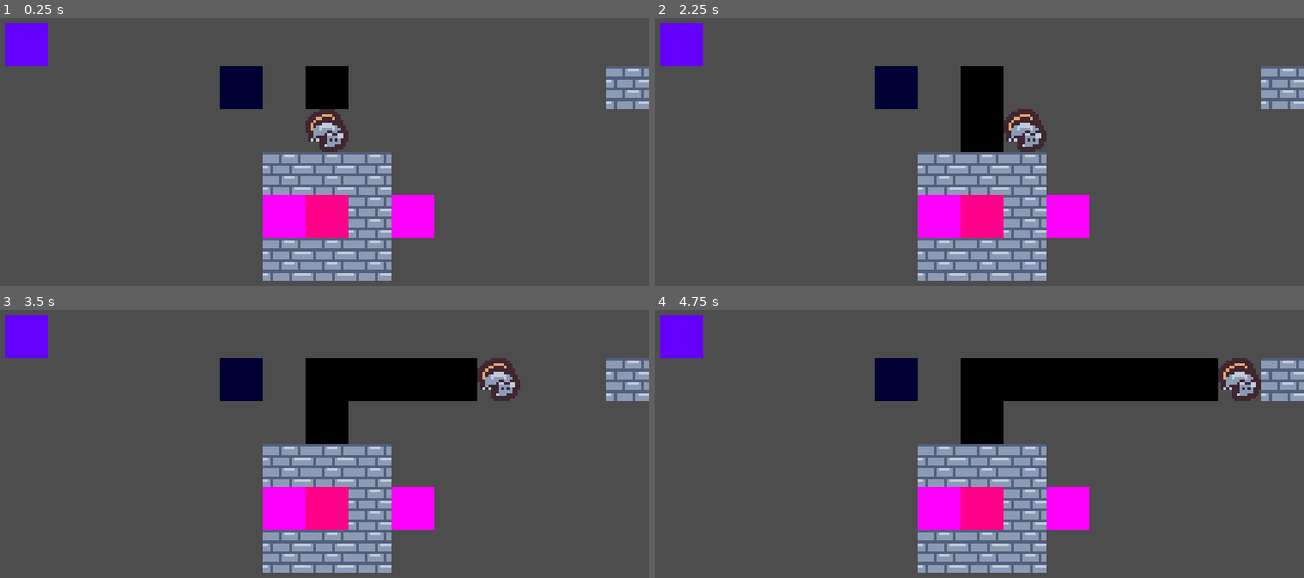
Above: before the commit, frames 1-4 (two rows, left to right).
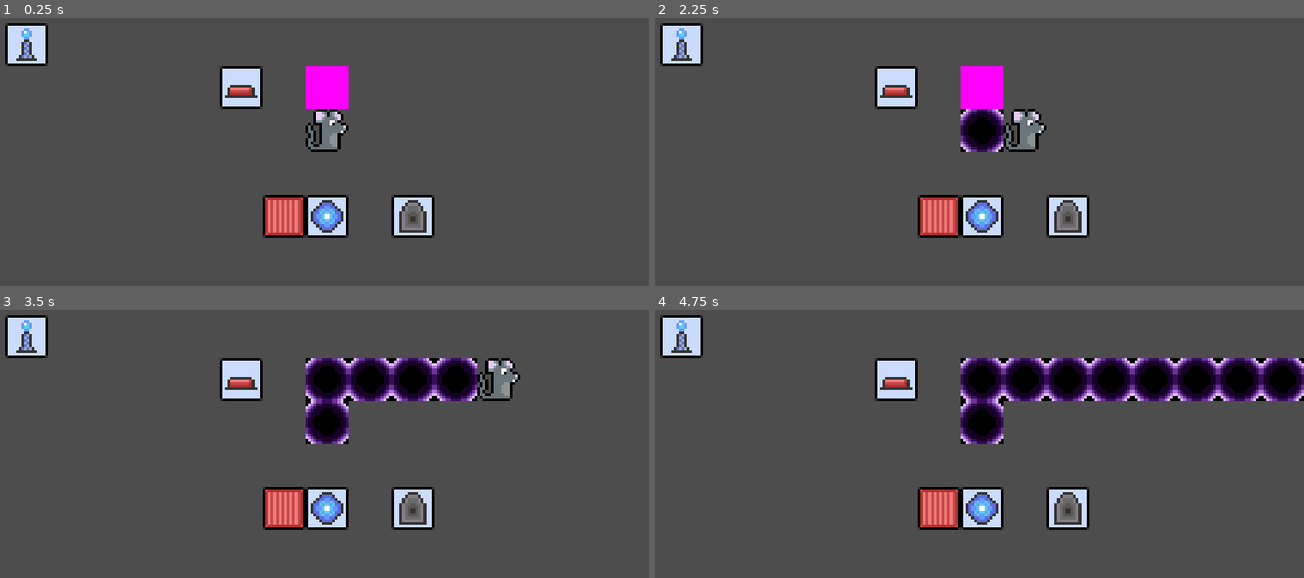
Above: after the commit, the same moments.

Repository: ameschmeems/ratscape
Game: Godot game, scene res://scenes/main/main.tscn
Two runs of this game, one before a commit and one after it. Both use one fixed random seed, a clock stepped at 60 frames per second and the inputs below.
Inputs:
- Up to frame 1 (0.25 s): no input
- Up to frame 2 (2.25 s): tap Enter at 0.5 s; hold D (right) 0.53-1.28 s; tap R (restart) at 1.25, 2 s; hold S (down) 1.28-2.03 s; hold D (right) from 2.03 s (still down)
- Up to frame 3 (3.5 s): tap R (restart) at 2.75 s; release D (right) at 2.78 s; hold W (up) from 2.78 s (still down)
- Up to frame 4 (4.75 s): release W (up) at 3.53 s; hold A (left) from 3.53 s (still down)

The runs differ from the first frame. In frame 1, 16% of the frame differs, in the area x 0-100%, y 1-99%; in frame 2, 16%; in frame 3, 18%; in frame 4, 20%.

Commit message:
added art, fixed bug with directional pad

Diff:
--- a/project.godot
+++ b/project.godot
@@ -10,7 +10,7 @@
 
 [application]
 
-config/name="pirate_software_game_jam"
+config/name="ratscape"
 run/main_scene="res://scenes/main/main.tscn"
 config/features=PackedStringArray("4.1", "Forward Plus")
 config/icon="res://icon.svg"
--- a/scenes/button/button.tscn
+++ b/scenes/button/button.tscn
@@ -1,9 +1,7 @@
 [gd_scene load_steps=4 format=3 uid="uid://6uk5jxkcuvdt"]
 
 [ext_resource type="Script" path="res://scenes/button/button.gd" id="1_b1aiy"]
-
-[sub_resource type="PlaceholderTexture2D" id="PlaceholderTexture2D_86xdh"]
-size = Vector2(16, 16)
+[ext_resource type="Texture2D" uid="uid://cgv3g6hi2xfun" path="res://assets/textures/button_red.png" id="2_82pvx"]
 
 [sub_resource type="RectangleShape2D" id="RectangleShape2D_w327b"]
 size = Vector2(15, 15)
@@ -13,8 +11,7 @@
 script = ExtResource("1_b1aiy")
 
 [node name="Sprite2D" type="Sprite2D" parent="."]
-self_modulate = Color(0, 0.172549, 0.207843, 1)
-texture = SubResource("PlaceholderTexture2D_86xdh")
+texture = ExtResource("2_82pvx")
 
 [node name="CollisionShape2D" type="CollisionShape2D" parent="."]
 shape = SubResource("RectangleShape2D_w327b")
--- a/scenes/decay/decay.tscn
+++ b/scenes/decay/decay.tscn
@@ -1,7 +1,6 @@
 [gd_scene load_steps=3 format=3 uid="uid://dth7bwoj4yiq4"]
 
-[sub_resource type="PlaceholderTexture2D" id="PlaceholderTexture2D_j6nls"]
-size = Vector2(16, 16)
+[ext_resource type="Texture2D" uid="uid://bva8bf4udeju6" path="res://assets/textures/decay.png" id="1_oba6k"]
 
 [sub_resource type="RectangleShape2D" id="RectangleShape2D_5rtht"]
 size = Vector2(16, 16)
@@ -10,8 +9,7 @@
 collision_mask = 2
 
 [node name="Sprite2D" type="Sprite2D" parent="."]
-self_modulate = Color(0, 0, 0, 1)
-texture = SubResource("PlaceholderTexture2D_j6nls")
+texture = ExtResource("1_oba6k")
 
 [node name="CollisionShape2D" type="CollisionShape2D" parent="."]
 shape = SubResource("RectangleShape2D_5rtht")
--- a/scenes/directional_pad/directional_pad.tscn
+++ b/scenes/directional_pad/directional_pad.tscn
@@ -13,7 +13,6 @@
 script = ExtResource("1_lsrkl")
 
 [node name="Sprite2D" type="Sprite2D" parent="."]
-self_modulate = Color(0, 0, 0, 1)
 texture = SubResource("PlaceholderTexture2D_kqjwa")
 
 [node name="CollisionShape2D" type="CollisionShape2D" parent="."]
--- a/scenes/door/door.tscn
+++ b/scenes/door/door.tscn
@@ -1,7 +1,6 @@
 [gd_scene load_steps=3 format=3 uid="uid://bx70m8ml0anev"]
 
-[sub_resource type="PlaceholderTexture2D" id="PlaceholderTexture2D_kwbpp"]
-size = Vector2(16, 16)
+[ext_resource type="Texture2D" uid="uid://csii58xyg6bwx" path="res://assets/textures/door_red.png" id="1_sfcep"]
 
 [sub_resource type="RectangleShape2D" id="RectangleShape2D_jhdlk"]
 size = Vector2(15, 15)
@@ -10,7 +9,7 @@
 collision_mask = 2
 
 [node name="Sprite2D" type="Sprite2D" parent="."]
-texture = SubResource("PlaceholderTexture2D_kwbpp")
+texture = ExtResource("1_sfcep")
 
 [node name="CollisionShape2D" type="CollisionShape2D" parent="."]
 shape = SubResource("RectangleShape2D_jhdlk")
--- a/scenes/exit/exit.tscn
+++ b/scenes/exit/exit.tscn
@@ -1,9 +1,7 @@
 [gd_scene load_steps=4 format=3 uid="uid://b7fk68kejvqp2"]
 
 [ext_resource type="Script" path="res://scenes/exit/exit.gd" id="1_32dud"]
-
-[sub_resource type="PlaceholderTexture2D" id="PlaceholderTexture2D_y04y7"]
-size = Vector2(16, 16)
+[ext_resource type="Texture2D" uid="uid://diarbho6gqxe4" path="res://assets/textures/exit.png" id="2_flq25"]
 
 [sub_resource type="RectangleShape2D" id="RectangleShape2D_w4l7k"]
 size = Vector2(15, 15)
@@ -13,7 +11,7 @@
 script = ExtResource("1_32dud")
 
 [node name="Sprite2D" type="Sprite2D" parent="."]
-texture = SubResource("PlaceholderTexture2D_y04y7")
+texture = ExtResource("2_flq25")
 
 [node name="CollisionShape2D" type="CollisionShape2D" parent="."]
 shape = SubResource("RectangleShape2D_w4l7k")
--- a/scenes/main/main.tscn
+++ b/scenes/main/main.tscn
@@ -1,16 +1,12 @@
-[gd_scene load_steps=10 format=3 uid="uid://d0f8x0edlq838"]
+[gd_scene load_steps=8 format=3 uid="uid://d0f8x0edlq838"]
 
 [ext_resource type="PackedScene" uid="uid://08bxsnn1djwt" path="res://scenes/player/player.tscn" id="1_esvvk"]
 [ext_resource type="PackedScene" uid="uid://1heo0w8rje4t" path="res://scenes/teleporter/teleporter.tscn" id="1_h33ov"]
 [ext_resource type="PackedScene" uid="uid://6uk5jxkcuvdt" path="res://scenes/button/button.tscn" id="1_urxac"]
 [ext_resource type="PackedScene" uid="uid://bqg1toe3imvh8" path="res://scenes/receiver/receiver.tscn" id="2_202oh"]
-[ext_resource type="Texture2D" uid="uid://cgpv6d2r4amin" path="res://assets/textures/tile_0040.png" id="2_bmykq"]
 [ext_resource type="PackedScene" uid="uid://bx70m8ml0anev" path="res://scenes/door/door.tscn" id="2_urg85"]
 [ext_resource type="PackedScene" uid="uid://b7fk68kejvqp2" path="res://scenes/exit/exit.tscn" id="3_wlxrm"]
 [ext_resource type="PackedScene" uid="uid://dr1k20bhb1jpo" path="res://scenes/directional_pad/directional_pad.tscn" id="5_moq7r"]
-
-[sub_resource type="RectangleShape2D" id="RectangleShape2D_ni7xn"]
-size = Vector2(16, 16)
 
 [node name="Main" type="Node2D"]
 
@@ -45,75 +41,3 @@
 position = Vector2(168, 88)
 player_pos = Array[Vector2]([Vector2(120, 32), Vector2(136, 32), Vector2(104, 32)])
 teleporters = [NodePath("../Teleporter")]
-
-[node name="Wall" type="StaticBody2D" parent="."]
-position = Vector2(120, 72)
-
-[node name="Sprite2D" type="Sprite2D" parent="Wall"]
-texture = ExtResource("2_bmykq")
-
-[node name="CollisionShape2D" type="CollisionShape2D" parent="Wall"]
-shape = SubResource("RectangleShape2D_ni7xn")
-
-[node name="Wall2" type="StaticBody2D" parent="."]
-position = Vector2(136, 72)
-
-[node name="Sprite2D" type="Sprite2D" parent="Wall2"]
-texture = ExtResource("2_bmykq")
-
-[node name="CollisionShape2D" type="CollisionShape2D" parent="Wall2"]
-shape = SubResource("RectangleShape2D_ni7xn")
-
-[node name="Wall3" type="StaticBody2D" parent="."]
-position = Vector2(152, 72)
-
-[node name="Sprite2D" type="Sprite2D" parent="Wall3"]
-texture = ExtResource("2_bmykq")
-
-[node name="CollisionShape2D" type="CollisionShape2D" parent="Wall3"]
-shape = SubResource("RectangleShape2D_ni7xn")
-
-[node name="Wall8" type="StaticBody2D" parent="."]
-position = Vector2(248, 40)
-
-[node name="Sprite2D" type="Sprite2D" parent="Wall8"]
-texture = ExtResource("2_bmykq")
-
-[node name="CollisionShape2D" type="CollisionShape2D" parent="Wall8"]
-shape = SubResource("RectangleShape2D_ni7xn")
-
-[node name="Wall4" type="StaticBody2D" parent="."]
-position = Vector2(152, 88)
-
-[node name="Sprite2D" type="Sprite2D" parent="Wall4"]
-texture = ExtResource("2_bmykq")
-
-[node name="CollisionShape2D" type="CollisionShape2D" parent="Wall4"]
-shape = SubResource("RectangleShape2D_ni7xn")
-
-[node name="Wall5" type="StaticBody2D" parent="."]
-position = Vector2(152, 104)
-
-[node name="Sprite2D" type="Sprite2D" parent="Wall5"]
-texture = ExtResource("2_bmykq")
-
-[node name="CollisionShape2D" type="CollisionShape2D" parent="Wall5"]
-shape = SubResource("RectangleShape2D_ni7xn")
-
-[node name="Wall6" type="StaticBody2D" parent="."]
-position = Vector2(136, 104)
-
-[node name="Sprite2D" type="Sprite2D" parent="Wall6"]
-texture = ExtResource("2_bmykq")
-
-[node name="CollisionShape2D" type="CollisionShape2D" parent="Wall6"]
-shape = SubResource("RectangleShape2D_ni7xn")
-
-[node name="Wall7" type="StaticBody2D" parent="."]
-position = Vector2(120, 104)
-
-[node name="Sprite2D" type="Sprite2D" parent="Wall7"]
-texture = ExtResource("2_bmykq")
-
-[node name="CollisionShape2D" type="CollisionShape2D" parent="Wall7"]
-shape = SubResource("RectangleShape2D_ni7xn")
--- a/scenes/player/player.gd
+++ b/scenes/player/player.gd
@@ -13,6 +13,7 @@
 	"up": Vector2.UP,
 	"down": Vector2.DOWN
 }
+var moving = false
 
 func _ready():
 	if teleporters:
@@ -30,7 +31,7 @@
 
 func _unhandled_input(event):
 	for dir in inputs.keys():
-		if event.is_action_pressed(dir):
+		if !moving && event.is_action_pressed(dir):
 			move(dir)
 
 func move(dir) -> bool:
@@ -56,6 +57,8 @@
 
 func on_launched(dir: String):
 	var valid = true
+	moving = true
 	while (valid):
 		valid = move(dir)
 		await get_tree().create_timer(0.2).timeout
+	moving = false
--- a/scenes/player/player.tscn
+++ b/scenes/player/player.tscn
@@ -1,7 +1,7 @@
 [gd_scene load_steps=4 format=3 uid="uid://08bxsnn1djwt"]
 
-[ext_resource type="Texture2D" uid="uid://d12cr1se3orss" path="res://assets/textures/tile_0124.png" id="1_1prvt"]
 [ext_resource type="Script" path="res://scenes/player/player.gd" id="1_4c0y0"]
+[ext_resource type="Texture2D" uid="uid://cwlu21vkk1lfe" path="res://assets/textures/rate.png" id="2_i8n68"]
 
 [sub_resource type="RectangleShape2D" id="RectangleShape2D_8panq"]
 size = Vector2(16, 16)
@@ -11,7 +11,7 @@
 script = ExtResource("1_4c0y0")
 
 [node name="Sprite2D" type="Sprite2D" parent="."]
-texture = ExtResource("1_1prvt")
+texture = ExtResource("2_i8n68")
 
 [node name="CollisionShape2D" type="CollisionShape2D" parent="."]
 shape = SubResource("RectangleShape2D_8panq")
--- a/scenes/receiver/receiver.tscn
+++ b/scenes/receiver/receiver.tscn
@@ -1,7 +1,6 @@
 [gd_scene load_steps=3 format=3 uid="uid://bqg1toe3imvh8"]
 
-[sub_resource type="PlaceholderTexture2D" id="PlaceholderTexture2D_m07id"]
-size = Vector2(16, 16)
+[ext_resource type="Texture2D" uid="uid://b16c1jewdnkbn" path="res://assets/textures/receiver_blue.png" id="1_nikeg"]
 
 [sub_resource type="RectangleShape2D" id="RectangleShape2D_qvjpj"]
 size = Vector2(15, 15)
@@ -10,8 +9,7 @@
 collision_mask = 2
 
 [node name="Sprite2D" type="Sprite2D" parent="."]
-self_modulate = Color(0.388235, 1, 1, 1)
-texture = SubResource("PlaceholderTexture2D_m07id")
+texture = ExtResource("1_nikeg")
 
 [node name="CollisionShape2D" type="CollisionShape2D" parent="."]
 shape = SubResource("RectangleShape2D_qvjpj")
--- a/scenes/teleporter/teleporter.tscn
+++ b/scenes/teleporter/teleporter.tscn
@@ -1,9 +1,7 @@
 [gd_scene load_steps=4 format=3 uid="uid://1heo0w8rje4t"]
 
 [ext_resource type="Script" path="res://scenes/teleporter/teleporter.gd" id="1_f8ngg"]
-
-[sub_resource type="PlaceholderTexture2D" id="PlaceholderTexture2D_2lhca"]
-size = Vector2(16, 16)
+[ext_resource type="Texture2D" uid="uid://bejcvef7gvl47" path="res://assets/textures/teleporter_blue.png" id="2_i4oxe"]
 
 [sub_resource type="RectangleShape2D" id="RectangleShape2D_6jvk8"]
 size = Vector2(15, 15)
@@ -13,8 +11,7 @@
 script = ExtResource("1_f8ngg")
 
 [node name="Sprite2D" type="Sprite2D" parent="."]
-self_modulate = Color(1, 0.227451, 0.545098, 1)
-texture = SubResource("PlaceholderTexture2D_2lhca")
+texture = ExtResource("2_i4oxe")
 
 [node name="CollisionShape2D" type="CollisionShape2D" parent="."]
 shape = SubResource("RectangleShape2D_6jvk8")
Binary file added: assets/textures/button_red.png
Not shown, added: assets/textures/button_red.png.import
Binary file added: assets/textures/decay.png
Not shown, changed: assets/textures/decay.png.import
Binary file added: assets/textures/door_red.png
Not shown, added: assets/textures/door_red.png.import
Binary file added: assets/textures/exit.png
Not shown, changed: assets/textures/exit.png.import
Binary file added: assets/textures/rate.png
Not shown, added: assets/textures/rate.png.import
Binary file added: assets/textures/receiver_blue.png
Not shown, added: assets/textures/receiver_blue.png.import
(and 6 more such lines)
